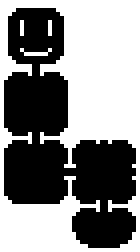
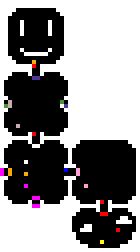
Two versions of the same layered image (140x252). Layer-by-layer changes:
added layer "cxn" above "elements" over 4, 76, 120, 232
added layer "elements" above "collision" over 0, 60, 120, 244
painted on "collision" over 0, 96, 136, 232
painted on "level" over 0, 96, 136, 232
